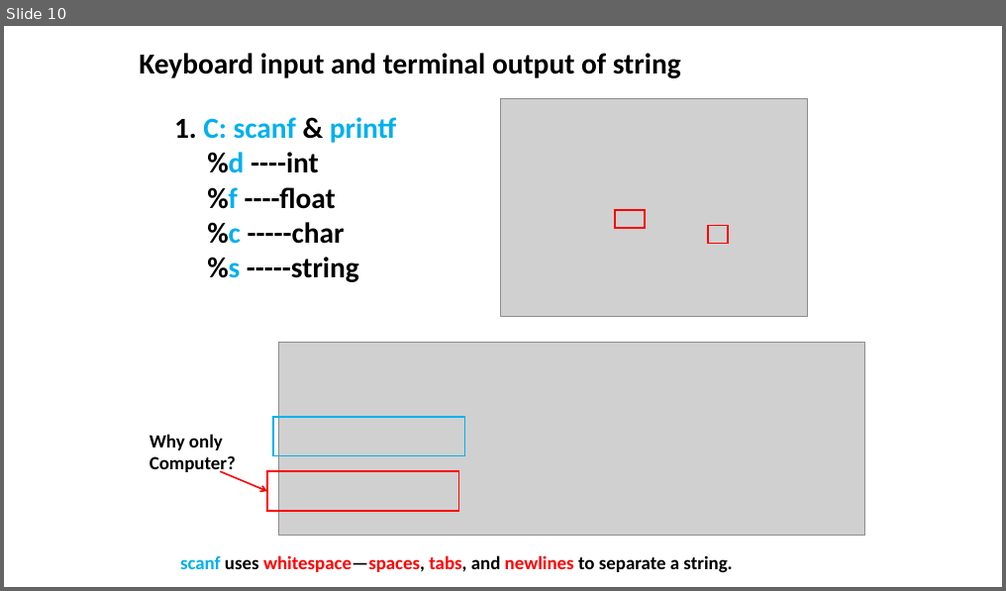
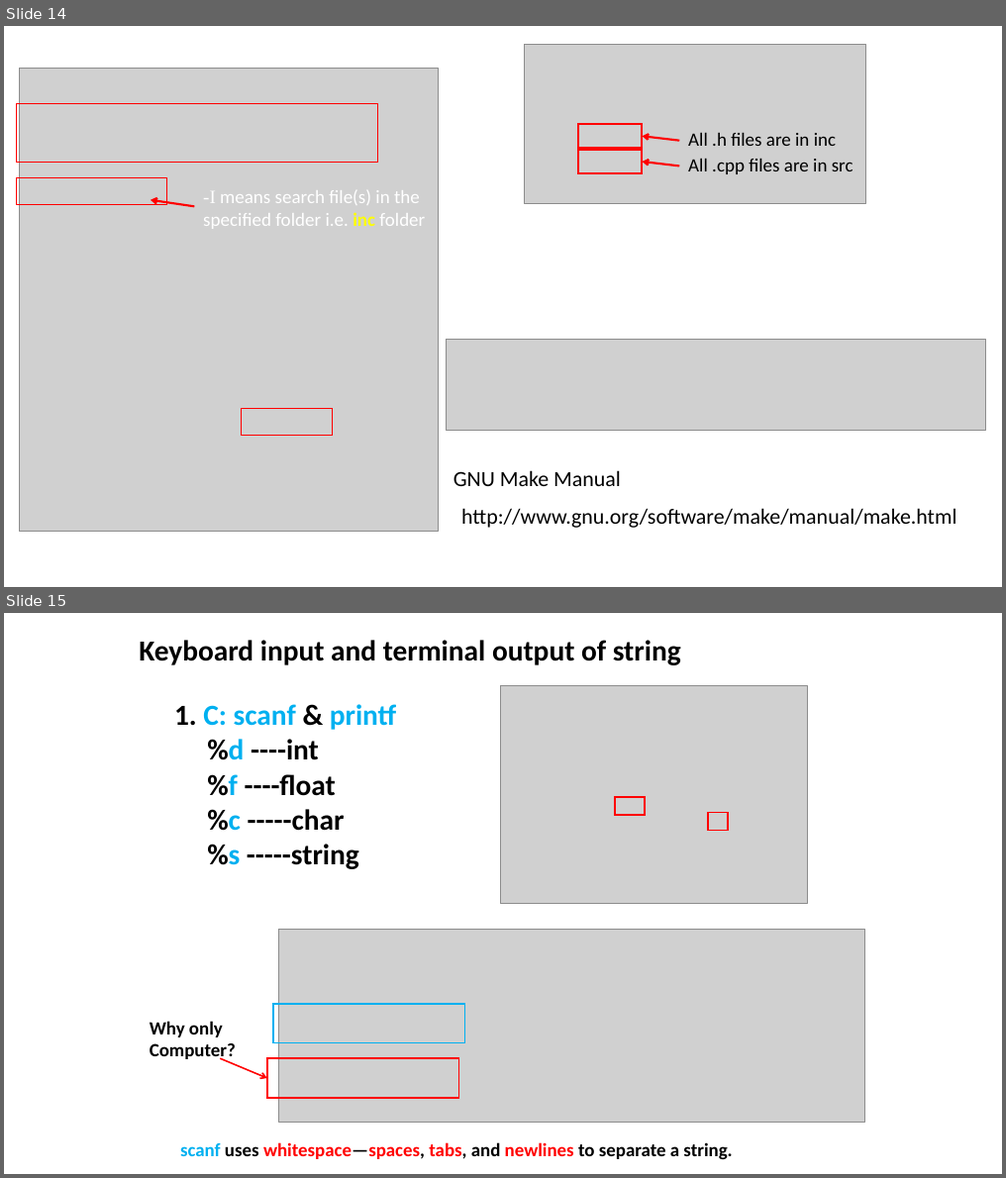
Before and after one commit to ShiqiYu/CPP, a slide deck: week04/Lab04.pptx. Shown one above the other, each under a label of ours: slide 10 before the commit, slides 14 and 15 after it. The pictures are 1006x591 and 1006x1178 pixels, drawn with LibreOffice and Linux fonts; fonts in the diff are those of the drawing; grey boxes stand for pictures; background and template pictures are left out. Boxes give left, top, right and bottom in pixels: in the first picture for what was removed or moved away, otherwise in the second. Text is boxed around its words. In the diff, an @@ line names an element or a change of style, - is before the commit and + after.

```diff
--- a/week04/Lab04.pptx
+++ b/week04/Lab04.pptx
@@ slide 14 added at <box>4,26,1002,587</box>, background #FFFFFF @@
@@ picture added at <box>525,45,865,204</box> @@
@@ picture added at <box>19,68,439,532</box> @@
@@ rectangle added at <box>16,104,377,163</box>, outline #FF0000 1 pt @@
@@ rectangle added at <box>578,124,643,148</box>, outline #FF0000 2 pt @@
@@ arrow added from (680, 141) to (642, 136), #FF0000 2 pt @@
@@ text added at <box>688,132,836,146</box>, 18.1 pt, text #000000 @@
+  All .h files are in inc
@@ rectangle added at <box>578,150,643,174</box>, outline #FF0000 2 pt @@
@@ arrow added from (680, 166) to (642, 162), #FF0000 2 pt @@
@@ text added at <box>688,158,853,174</box>, 18.1 pt, text #000000 @@
+  All .cpp files are in src
@@ rectangle added at <box>16,178,166,205</box>, outline #FF0000 1 pt @@
@@ arrow added from (194, 206) to (151, 200), #FF0000 2 pt @@
@@ text added at <box>203,190,425,229</box>, 18.1 pt, text #FFFFFF @@
+  -I means search file(s) in the specified folder i.e. inc folder
@@ picture added at <box>447,339,986,430</box> @@
@@ rectangle added at <box>241,408,331,436</box>, outline #FF0000 1 pt @@
@@ text added at <box>453,471,621,486</box>, 20.9 pt, text #000000 @@
+GNU Make Manual
@@ text added at <box>461,508,956,528</box>, 20.9 pt, text #000000 @@
+http://www.gnu.org/software/make/manual/make.html
@@ what was slide 10 is now slide 15 @@
```
Also in this commit, not shown: 3 slides changed, 15 other slides added, 22 slides removed.
